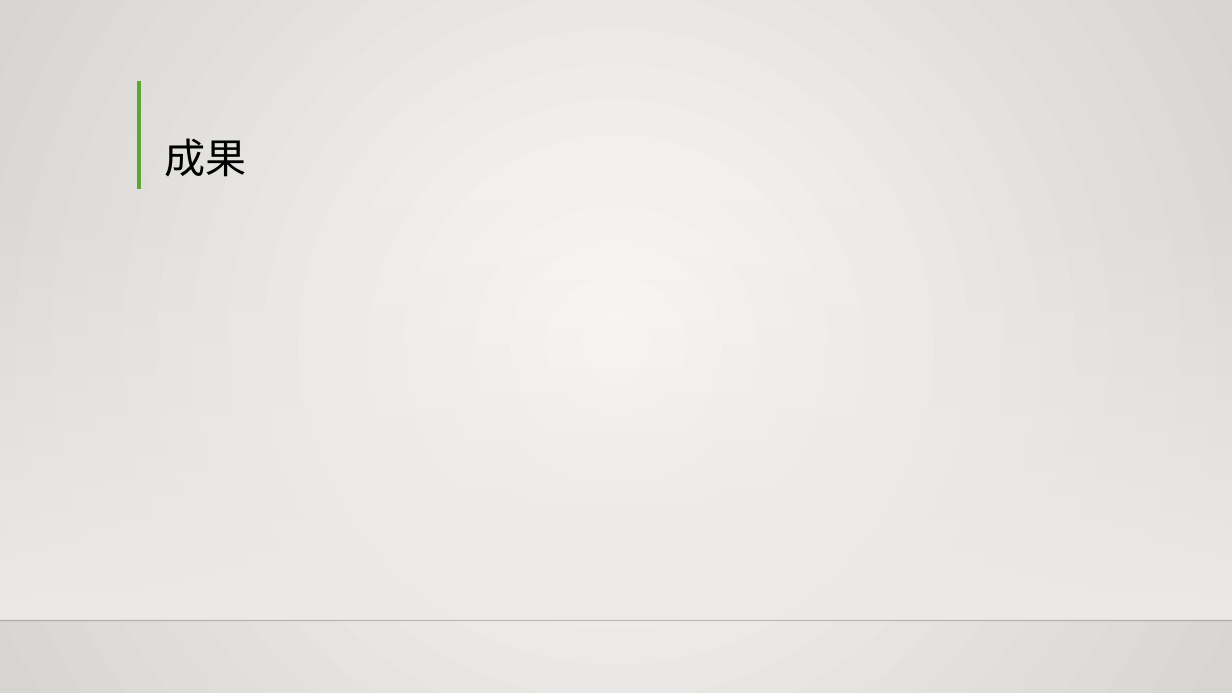
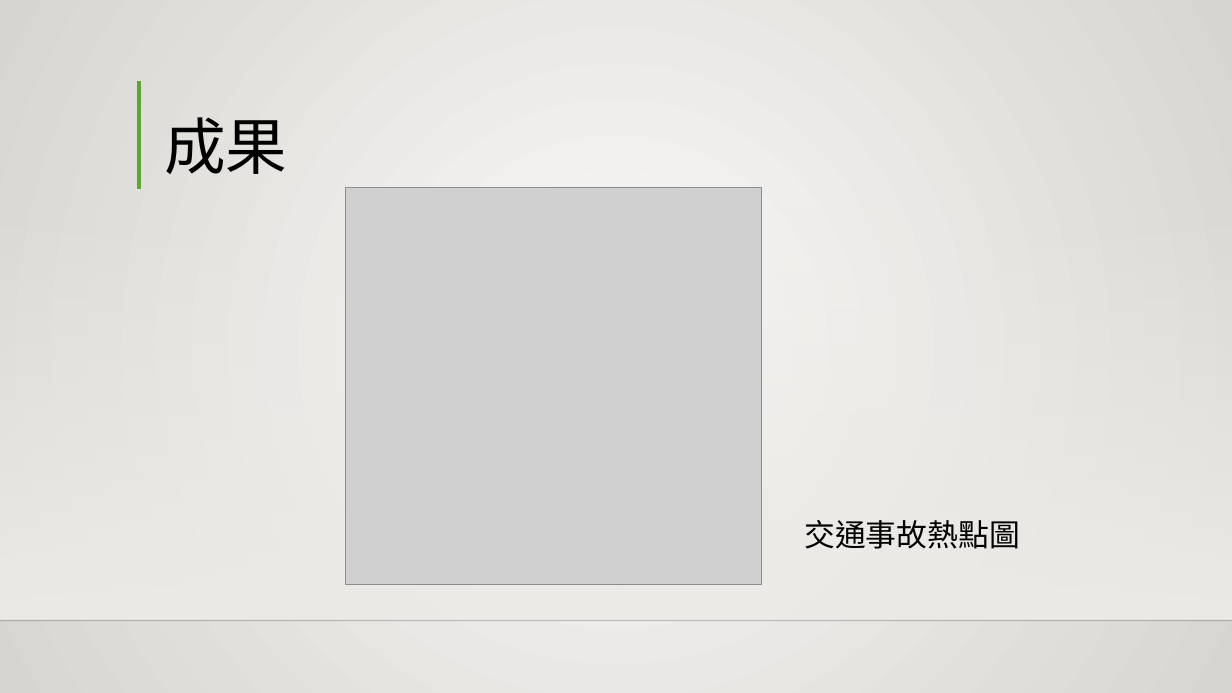
Before and after one commit to Larry850806/hackathon, a slide deck: slide 6 of 桃園市交通事故地圖.pptx. Drawn at 1232x693 pixels with LibreOffice and Linux fonts; fonts in the diff are those of the drawing; grey boxes stand for pictures; background and template pictures are left out. Boxes give left, top, right and bottom in pixels: in the first picture for what was removed or moved away, otherwise in the second. Text is boxed around its words. In the diff, an @@ line names an element or a change of style, - is before the commit and + after.

```diff
--- a/桃園市交通事故地圖.pptx
+++ b/桃園市交通事故地圖.pptx
@@ title "成果" at [164, 117, 287, 174]: size 32 to 48 pt, font Cambria to Noto Sans CJK SC @@
@@ picture added at [346, 188, 762, 584] @@
@@ text added at [804, 520, 1020, 549], 24 pt, text #000000 @@
+交通事故熱點圖
```
Also in this commit, not shown: 4 other slides changed.
